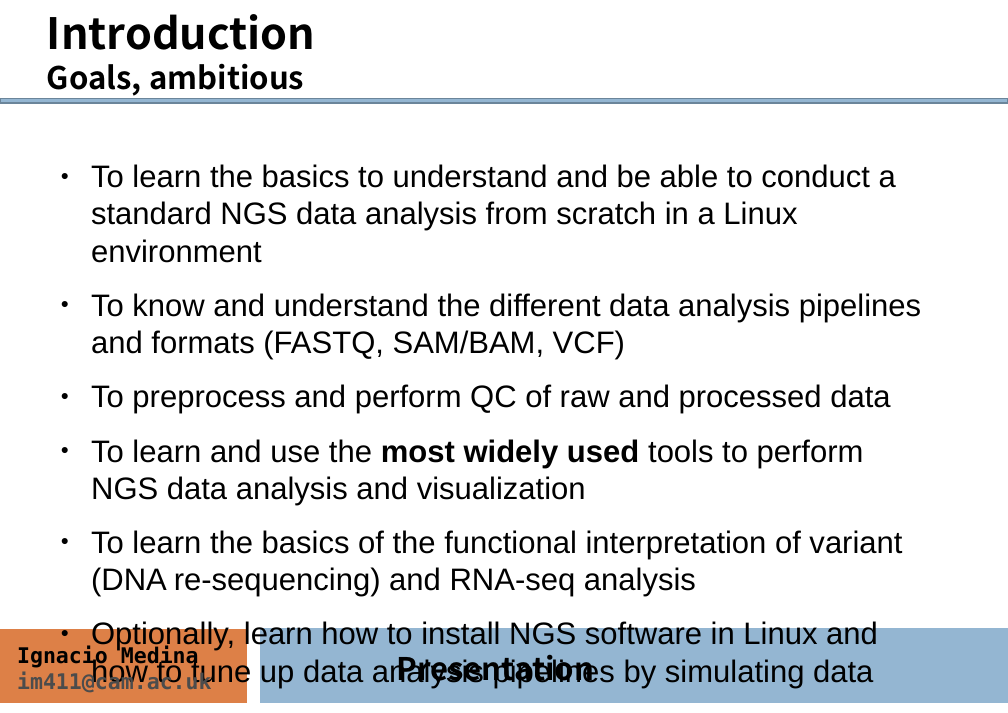
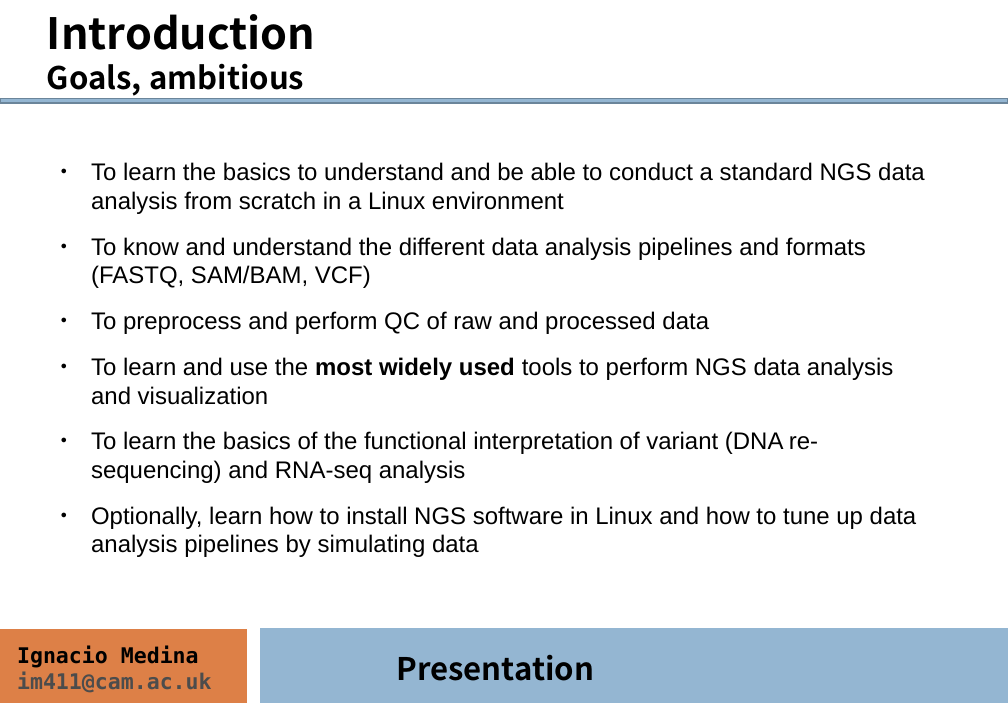
Before and after one commit to ngs-course/ngs-course.github.io, a slide deck: slide 4 of Course_Materials/presentation/presentation_mda15.odp. Drawn at 1008x713 pixels with LibreOffice and Linux fonts; fonts in the diff are those of the drawing. Boxes give left, top, right and bottom in pixels: in the first picture for what was removed or moved away, otherwise in the second. Text is boxed around its words. In the diff, an @@ line names an element or a change of style, - is before the commit and + after.

Commit message:
presentation: formatting changes

```diff
--- a/Course_Materials/presentation/presentation_mda15.odp
+++ b/Course_Materials/presentation/presentation_mda15.odp
@@ text "To learn the basics to ..." at (91,162,925,557): size 25.9 to 20 pt @@
```
Also in this commit, not shown: 1 other file.
